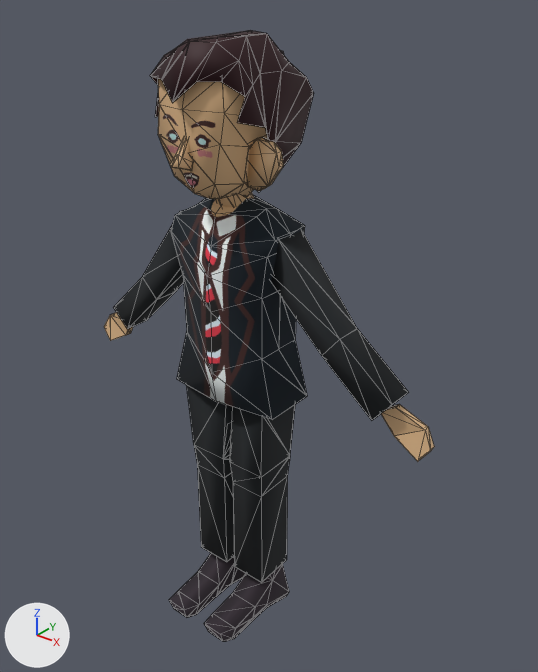
One commit to the glTF model InstanceScenes/Doppelganger/Doppelganger.glb: the scene before it, then after it.
Rendered twice from a 50 mm camera at (4.24, -4.76, 6.25) aimed at (0.22, 0.26, 3.14). The axes (+X, +Y, +Z) are drawn at lower left. The lights are the same throughout. Mesh edges are drawn as thin lines. Where no turn or scale is listed for an object, it has been applied to the vertices. Vertices at the same position are counted once.

The first picture shows 'Cooper'.
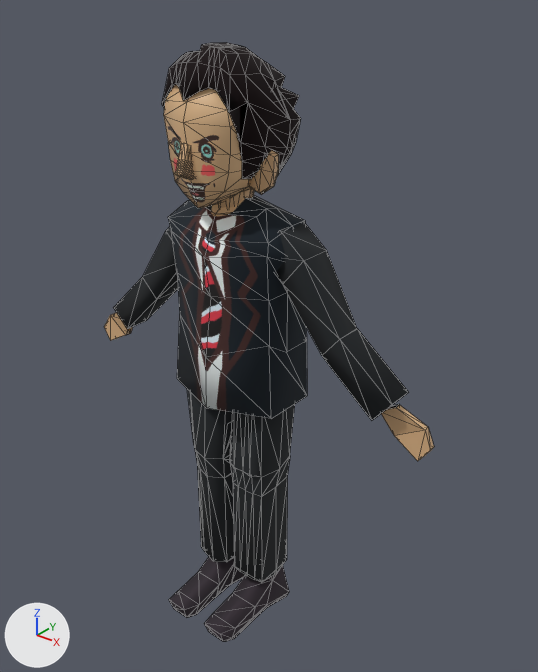
What differs and where, as boxes [x1, y1, x2, y2] in the pictures (538 x 672 px; the box of a moved part takes in the faces that stretch with it):
'Cooper', surface changed, recoloured, reshaped (27% shorter): before [104, 30, 434, 642]; after [104, 196, 434, 642]
'Cube', added: after [162, 42, 301, 208]
    faces in mat_hair (black #110002): [162, 42, 301, 192]
    faces in mat_skin (picture img_doppelgangerheadnew): [164, 85, 252, 208]
    faces in mat_neck (brown #cea77b): [174, 143, 279, 208]
part 1 of me_cylinder, deleted: before [150, 30, 314, 199]
part 2 of me_cylinder, moved or reshaped: before [104, 192, 357, 632]; after [143, 196, 357, 583]
part 3 of me_cylinder, recoloured (brown): after [104, 313, 430, 459]

Edits to the bpy script that builds the scene:
```text
Add img_doppelgangerheadnew:
    img_doppelgangerheadnew = load_image('DoppelgangerHeadNEW', '_unpacked/DoppelgangerHeadNEW', 1024, 1024, 'sRGB')
Change mat_skin:
    remove mat_skin.base_color = (0.716, 0.462, 0.246)  # beige #dcb588
    add mat_skin.texture = img_doppelgangerheadnew
Change mat_hair:
    mat_hair.base_color: (0.0307, 0.00477, 0.00829) -> (0.00561, 0.0, 0.000607)  # dark red #310f16 -> black #110002
    mat_hair.roughness: 0.603 -> 1.0
Add mat_neck:
    mat_neck = principled_material('Neck')
    mat_neck.base_color = (0.617, 0.386, 0.2)  # brown #cea77c
Change me_cylinder:
    used by ob_cooper; location = (0.01, -0.29, 2.84)
    remove me_cylinder.from_pydata(...)  # 749 vertices, 1320 faces; spans x -1.97..2.08, y -0.45..1.01, z -2.87..3.01
    remove me_cylinder.materials.append(mat_material_003)  # picture img_doppelgangerhead
    remove me_cylinder.materials.append(mat_hair)  # dark red #310f16
    remove me_cylinder.materials.append(mat_material_004)  # picture img_cylinder_base_color
    add me_cylinder.from_pydata(...)  # 401 vertices, 610 faces; spans x -1.97..2.07, y -0.45..0.77, z -2.87..1.72
    me_cylinder part 1: 9 loose pieces with 336 vertices, spanning x -0.66..0.63, y -0.39..1.01, z 1.67..3.01, are deleted
    me_cylinder part 2: 17 vertices moved from x -0.61..0.61, y -0.04..0.65, z -0.27..1.43 to x -0.63..0.72, y -0.11..0.65, z -0.28..1.51; 102 vertices removed from x -1.97..0.61, y -0.45..0.73, z -2.7..1.95; 98 vertices added at x -0.78..0.85, y 0.0..0.77, z -2.45..1.72
    me_cylinder part 3: 19 faces spanning x -1.97..2.07, y 0.3..0.45, z -0.3..0.17 switch from mat_skin (beige #dcb588) to mat_neck (brown #cea77b)
Add me_cube:
    me_cube.from_pydata(...)  # 516 vertices, 991 faces; spans x -0.513..0.495, y -0.608..0.61, z -0.975..0.428
    # faces by material slot: [94, 453, 444]
    me_cube.materials.append(mat_skin)  # picture img_doppelgangerheadnew
    me_cube.materials.append(mat_hair)  # black #110002
    me_cube.materials.append(mat_neck)  # brown #cea77c
Add ob_cube:
    ob_cube = bpy.data.objects.new('Cube', me_cube)
    ob_cube.location = (0.0, 0.0, 5.33)
```
